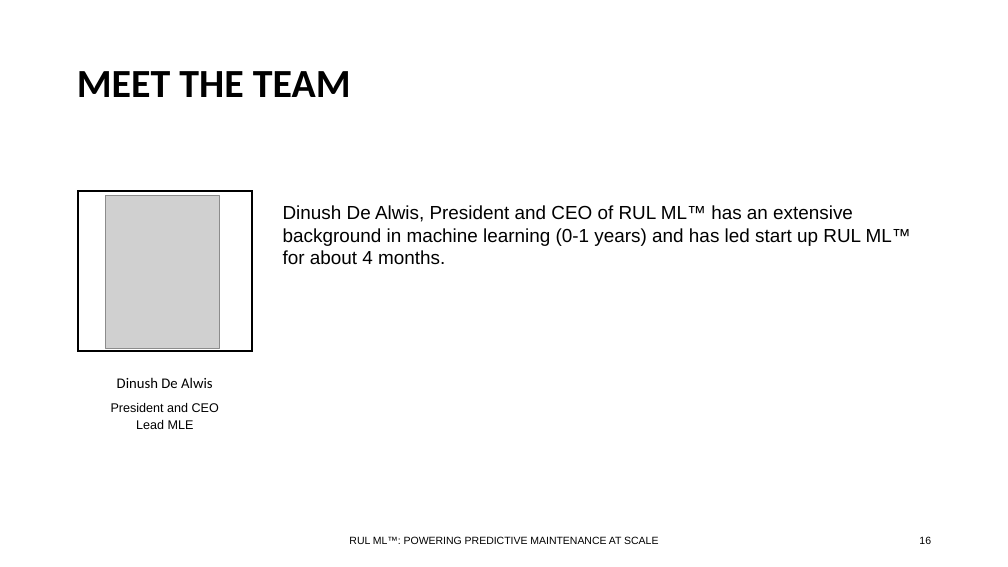
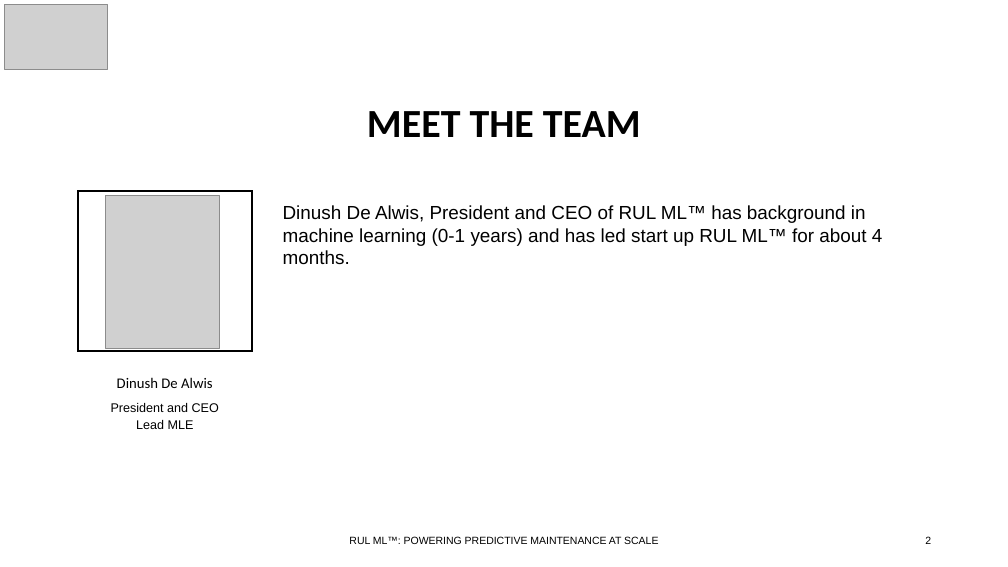
Before and after one commit to ddealwis09/Remaining_Useful_Life, a slide deck: slide 2 of docs/FourthBrain Capstone Demo Day Deck.pptx (slide 16 before the commit). Drawn at 1008x567 pixels with LibreOffice and Linux fonts; fonts in the diff are those of the drawing; grey boxes stand for pictures. Boxes give left, top, right and bottom in pixels: in the first picture for what was removed or moved away, otherwise in the second. Text is boxed around its words. In the diff, an @@ line names an element or a change of style, - is before the commit and + after.

```diff
--- a/docs/FourthBrain Capstone Demo Day Deck.pptx
+++ b/docs/FourthBrain Capstone Demo Day Deck.pptx
@@ picture added at bbox=[5, 5, 108, 70] @@
@@ title "MEET THE TEAM": place and size @@
-title "MEET THE TEAM" at bbox=[77, 71, 351, 97]
+title "MEET THE TEAM" at bbox=[367, 111, 641, 137]
@@ title "MEET THE TEAM" at bbox=[367, 111, 641, 137]: alignment left to centre @@
@@ text at bbox=[283, 205, 883, 265]: text changed @@
-Dinush De Alwis, President and CEO of RUL ML™ has an extensive background in machine learning (0-1 years) and has led start up RUL ML™ for about 4 months.
+Dinush De Alwis, President and CEO of RUL ML™ has background in machine learning (0-1 years) and has led start up RUL ML™ for about 4 months.
@@ page number at bbox=[925, 536, 931, 544]: text changed @@
-16
+2
```
Also in this commit, not shown: 13 other slides changed, 6 slides added, 3 slides removed, 1 other file.
